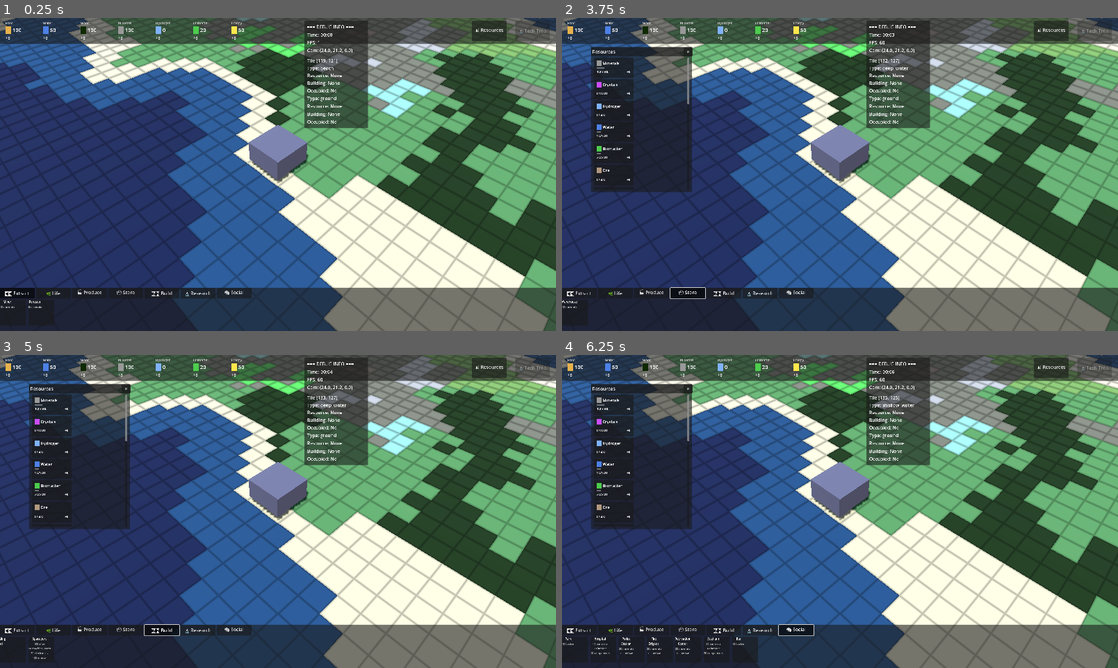
Above: before the commit, frames 1-4 (two rows, left to right).
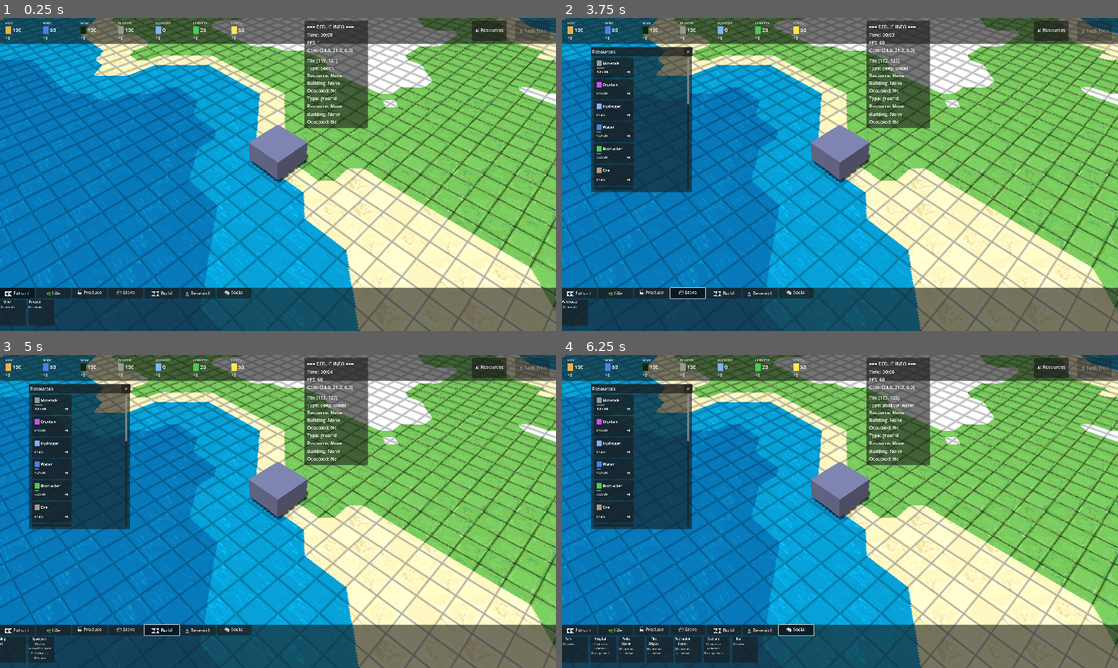
Above: after the commit, the same moments.

Repository: Doudini/Colony
Game: Godot game, scene res://scenes/planet_surface.tscn
The game is run twice, just before and just after one commit, with the same random seed, the same clock (stepped at 60 frames per second) and the same inputs.
Inputs:
- Up to frame 1 (0.25 s): no input
- Up to frame 2 (3.75 s): click "📊 Resources" at 0.5 s; click "⛏️ Extract" at 1.25 s; click "🌿 Life" at 2 s; click "🏭 Produce" at 2.75 s; click "📦 Store" at 3.5 s
- Up to frame 3 (5 s): click "🏗️ Build" at 4.25 s
- Up to frame 4 (6.25 s): click "🔬 Research" at 5 s; click "🎭 Social" at 5.75 s

The runs differ from the first frame. In frame 1, 79% of the frame differs, in the area x 0-100%, y 0-100%; in frame 2, 75%; in frame 3, 75%; in frame 4, 73%.

Commit message:
add new tileset with more detailed tile art

Diff:
--- a/scenes/planet_surface.tscn
+++ b/scenes/planet_surface.tscn
@@ -4,7 +4,7 @@
 [ext_resource type="Script" uid="uid://bg56vuqy6ihdv" path="res://scripts/isometric_camera.gd" id="2"]
 [ext_resource type="Script" uid="uid://745kscm3s30p" path="res://scripts/tile_grid.gd" id="3"]
 [ext_resource type="Script" uid="uid://ettjpehl4bl" path="res://scripts/building_manager.gd" id="4"]
-[ext_resource type="Texture2D" uid="uid://d0wrm4hrluowi" path="res://tex/terrain_tileset_v4.png" id="4_5i7v8"]
+[ext_resource type="Texture2D" uid="uid://bkgucvw7h8ojy" path="res://tex/terrain_tileset_v5.png" id="4_5i7v8"]
 [ext_resource type="Script" uid="uid://smrqwv25bkk8" path="res://scripts/clean_modern_ui.gd" id="5"]
 [ext_resource type="Script" uid="uid://bryxgcbgep5fn" path="res://scripts/debug_overlay.gd" id="6"]
 [ext_resource type="Script" uid="uid://dnbjqnnwc1h04" path="res://scripts/hover_detector.gd" id="7"]
Binary file added: tex/terrain_tileset_v5.png
